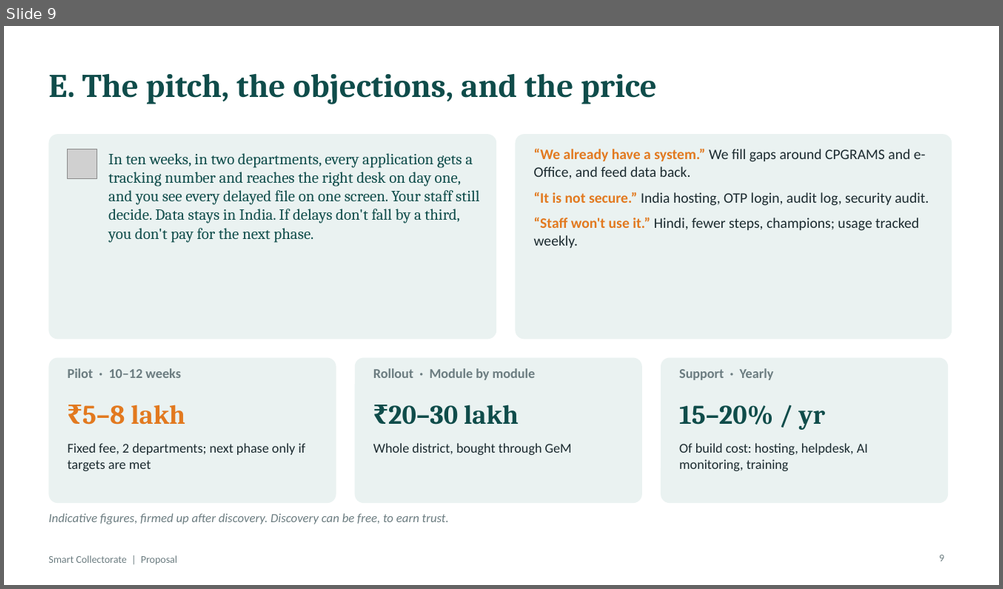
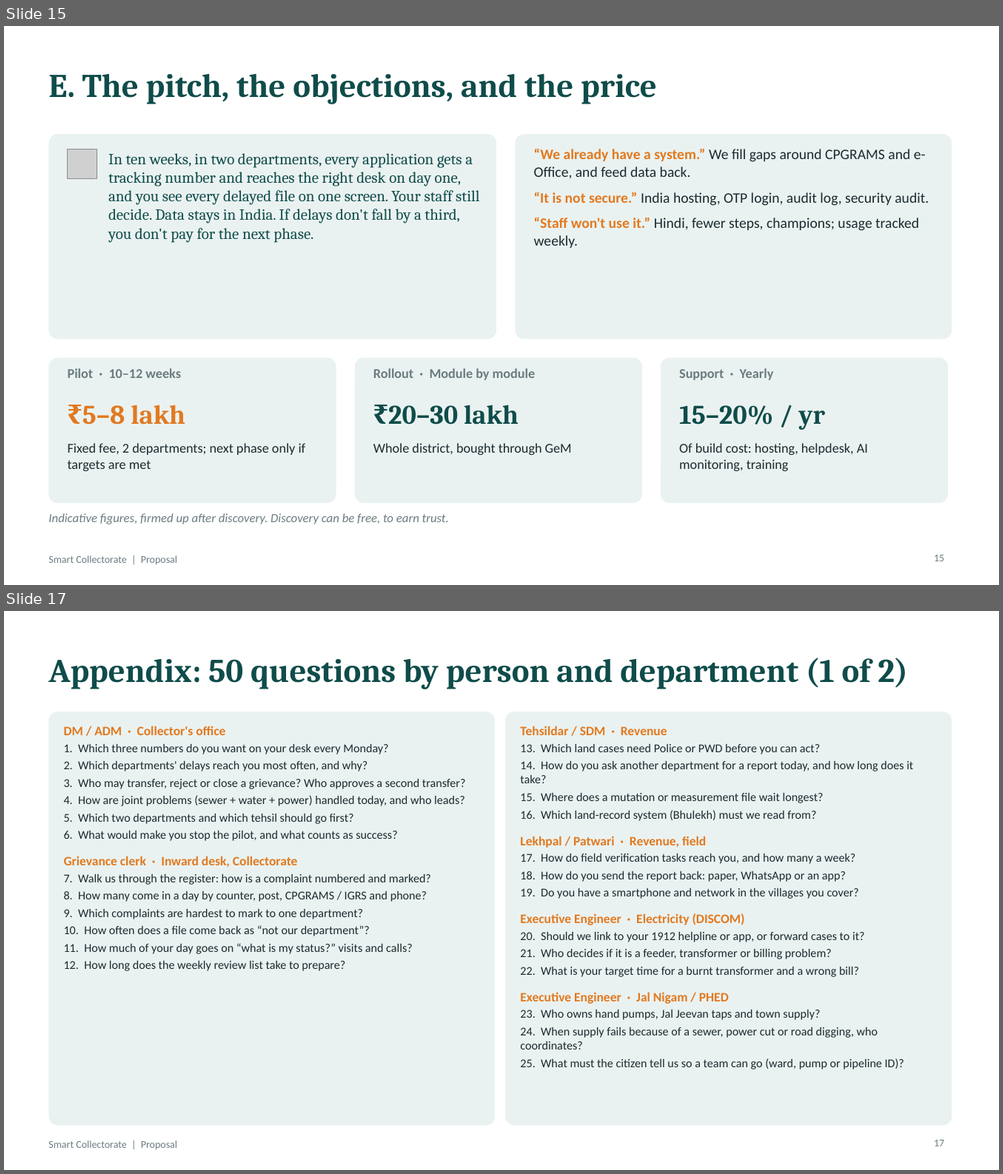
Before and after one commit to easycodewithme/Assignemnt-Automation, a slide deck: presentation/Smart_Collectorate_Proposal.pptx. Shown one above the other, each under a label of ours: slide 9 before the commit, slides 15 and 17 after it; the slides between them are not shown. The pictures are 1003x589 and 1003x1174 pixels, drawn with LibreOffice and Linux fonts; fonts in the diff are those of the drawing; grey boxes stand for pictures. Boxes give left, top, right and bottom in pixels: in the first picture for what was removed or moved away, otherwise in the second. Text is boxed around its words. In the diff, an @@ line names an element or a change of style, - is before the commit and + after.

```diff
--- a/presentation/Smart_Collectorate_Proposal.pptx
+++ b/presentation/Smart_Collectorate_Proposal.pptx
@@ slide 17 added at (4, 611, 999, 1170), background #FFFFFF; not listed: 1 template element that a slide beside it also shows @@
@@ title added at (48, 658, 908, 689), 32 pt, text #0F4C4A, bold @@
+Appendix: 50 questions by person and department (1 of 2)
@@ rounded rectangle added at (48, 712, 495, 1126), fill #EAF2F1 @@
@@ rounded rectangle added at (506, 712, 951, 1126), fill #EAF2F1 @@
@@ text added at (64, 726, 466, 971), 11.5 pt, text #1B2A2F @@
+DM / ADM · Collector's office
+1. Which three numbers do you want on your desk every Monday?
+2. Which departments' delays reach you most often, and why?
+3. Who may transfer, reject or close a grievance? Who approves a second transfer?
+4. How are joint problems (sewer + water + power) handled today, and who leads?
+5. Which two departments and which tehsil should go first?
+6. What would make you stop the pilot, and what counts as success?
+Grievance clerk · Inward desk, Collectorate
+7. Walk us through the register: how is a complaint numbered and marked?
+8. How many come in a day by counter, post, CPGRAMS / IGRS and phone?
+9. Which complaints are hardest to mark to one department?
+10. How often does a file come back as “not our department”?
+11. How much of your day goes on “what is my status?” visits and calls?
+12. How long does the weekly review list take to prepare?
@@ text added at (520, 726, 913, 1070), 11.5 pt, text #1B2A2F @@
+Tehsildar / SDM · Revenue
+13. Which land cases need Police or PWD before you can act?
+14. How do you ask another department for a report today, and how long does it take?
+15. Where does a mutation or measurement file wait longest?
+16. Which land-record system (Bhulekh) must we read from?
+Lekhpal / Patwari · Revenue, field
+17. How do field verification tasks reach you, and how many a week?
+18. How do you send the report back: paper, WhatsApp or an app?
+19. Do you have a smartphone and network in the villages you cover?
+Executive Engineer · Electricity (DISCOM)
+20. Should we link to your 1912 helpline or app, or forward cases to it?
+21. Who decides if it is a feeder, transformer or billing problem?
+22. What is your target time for a burnt transformer and a wrong bill?
+Executive Engineer · Jal Nigam / PHED
+23. Who owns hand pumps, Jal Jeevan taps and town supply?
+24. When supply fails because of a sewer, power cut or road digging, who coordinates?
+25. What must the citizen tell us so a team can go (ward, pump or pipeline ID)?
@@ page number added at (933, 1140, 944, 1147), 10 pt, text #6B7C80 @@
+17
@@ what was slide 9 is now slide 15 @@
@@ page number at (933, 555, 944, 562): text changed @@
-9
+15
```
Also in this commit, not shown: 4 slides changed, 7 other slides added, 21 other files.
